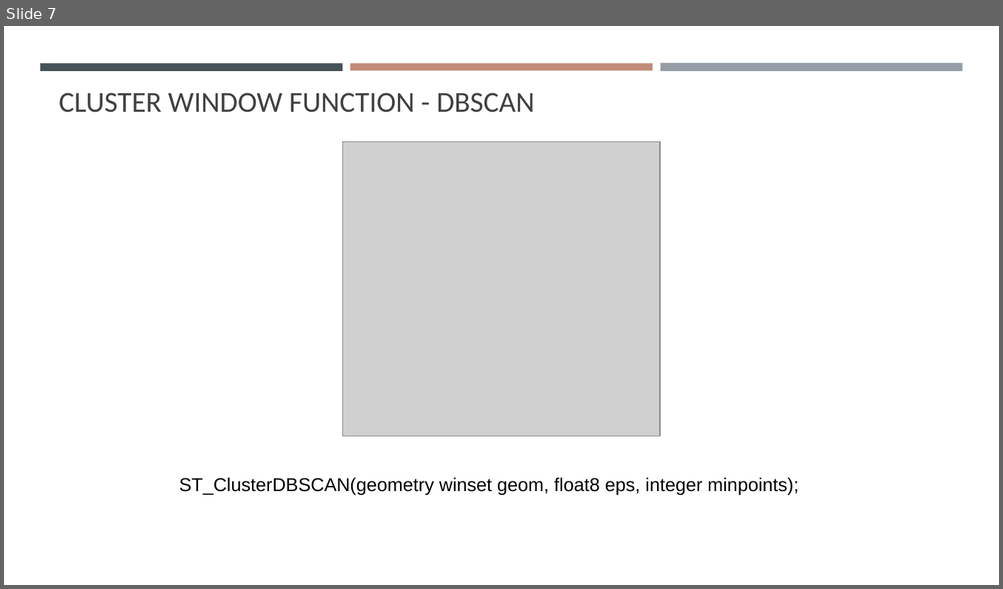
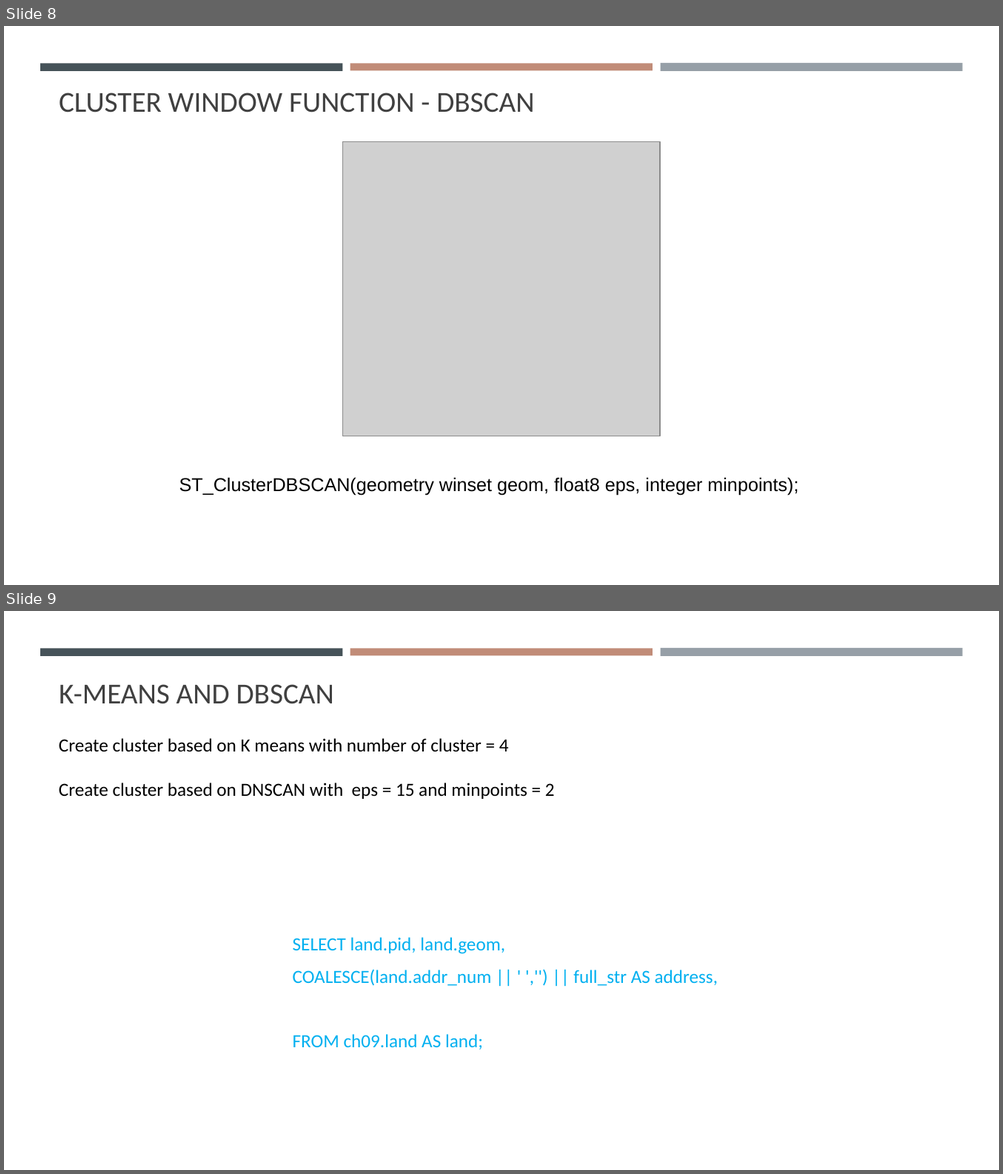
Before and after one commit to gisynw/ssj-376, a slide deck: docs/Lectures/Week07/Week07_Geotagging.pptx. Shown one above the other, each under a label of ours: slide 7 before the commit, slides 8 and 9 after it. The pictures are 1003x589 and 1003x1174 pixels, drawn with LibreOffice and Linux fonts; fonts in the diff are those of the drawing; grey boxes stand for pictures. Boxes give left, top, right and bottom in pixels: in the first picture for what was removed or moved away, otherwise in the second. Text is boxed around its words. In the diff, an @@ line names an element or a change of style, - is before the commit and + after.

```diff
--- a/docs/Lectures/Week07/Week07_Geotagging.pptx
+++ b/docs/Lectures/Week07/Week07_Geotagging.pptx
@@ slide 9 added at <box>4,611,999,1170</box>, background #FFFFFF; not listed: 3 template elements that a slide beside it also shows @@
@@ title added at <box>59,684,334,704</box>, 28 pt, text #404040 @@
+K-MEANS AND DBSCAN
@@ text added at <box>59,738,555,799</box>, 18 pt, text #000000 @@
+Create cluster based on K means with number of cluster = 4
+Create cluster based on DNSCAN with eps = 15 and minpoints = 2
@@ text added at <box>293,937,717,1050</box>, 18 pt, text #00B0F0 @@
+SELECT land.pid, land.geom,
+COALESCE(land.addr_num || ' ','') || full_str AS address,
+FROM ch09.land AS land;
@@ what was slide 7 is now slide 8 @@
```
Also in this commit, not shown: 1 other slide added, 4 other files.
